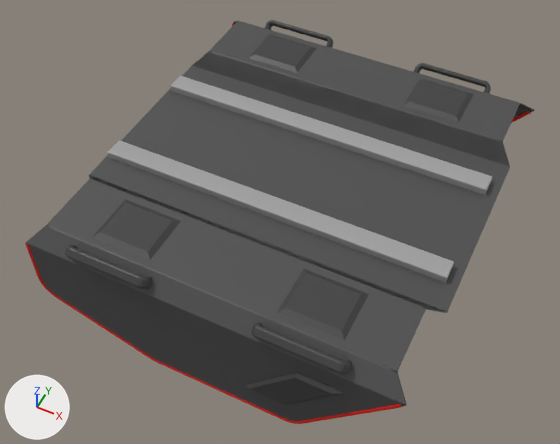
The COLLADA model bunker_description/meshes/Bunker_Cover.dae, before and after one commit.
Both versions are drawn from a camera (50 mm lens) standing at (0.453, -0.98, 1.039) and looking at (-0.016, -0.043, -0.132). Every picture has the same lights, and +X, +Y and +Z are marked at lower left. Where no turn or scale is listed for an object, it has been applied to the vertices.

Objects in the first picture: 'Cover', 'Handles', 'Rails', 'Trim', 'Vents'.
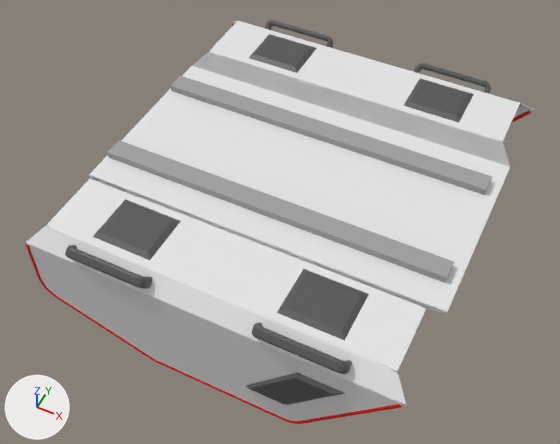
What differs and where, as boxes (x1, y1, x2, y2) in the pictures (560 x 444 px):
'Cover', recoloured (grey to white): (26, 21, 534, 421) in both

Diff of the bpy script that builds the scene:
```diff
--- a/bunker_description/meshes/Bunker_Cover.dae.py
+++ b/bunker_description/meshes/Bunker_Cover.dae.py
@@ mat_white @@
+mat_white = principled_material('White')
+mat_white.base_color = (0.8, 0.8, 0.8)  # white #e7e7e7
@@ me_agx_bunker_v3_1__009 @@
 me_agx_bunker_v3_1__009.from_pydata(...)  # 2296 vertices, 4879 faces; spans x -0.351..0.367, y -0.382..0.382, z -0.235..0.015
-me_agx_bunker_v3_1__009.materials.append(mat_blak_001)  # dark grey #4c4c4c
+me_agx_bunker_v3_1__009.materials.append(mat_white)  # white #e7e7e7
```
